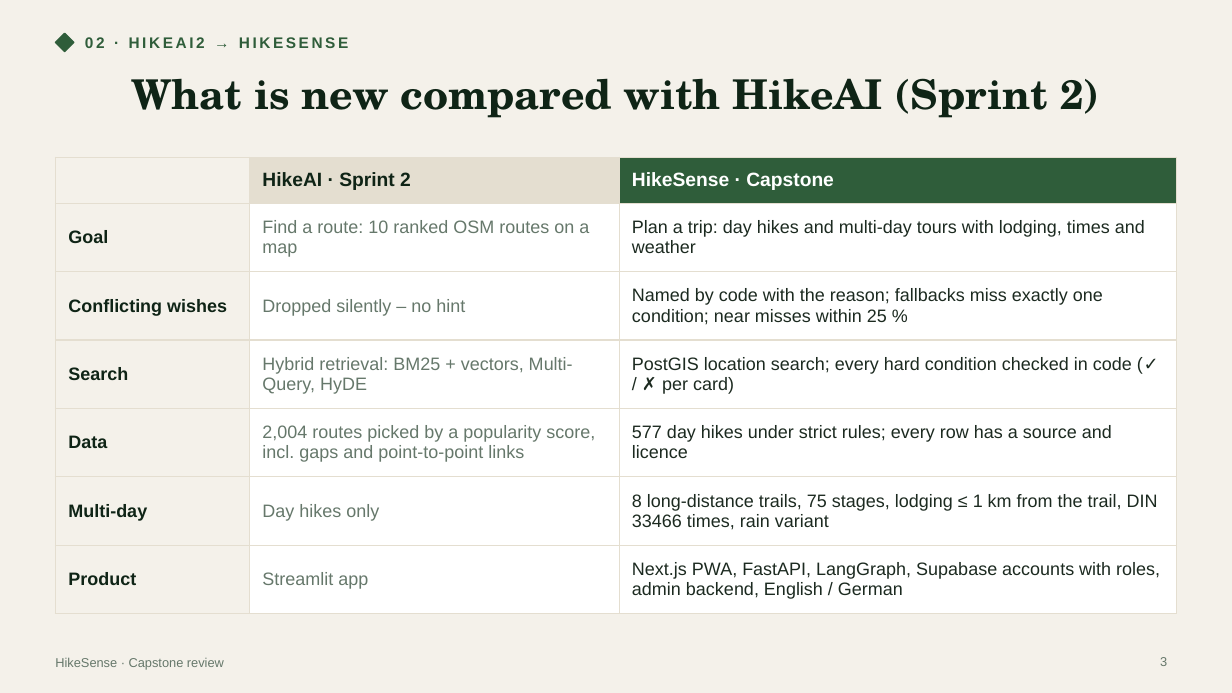
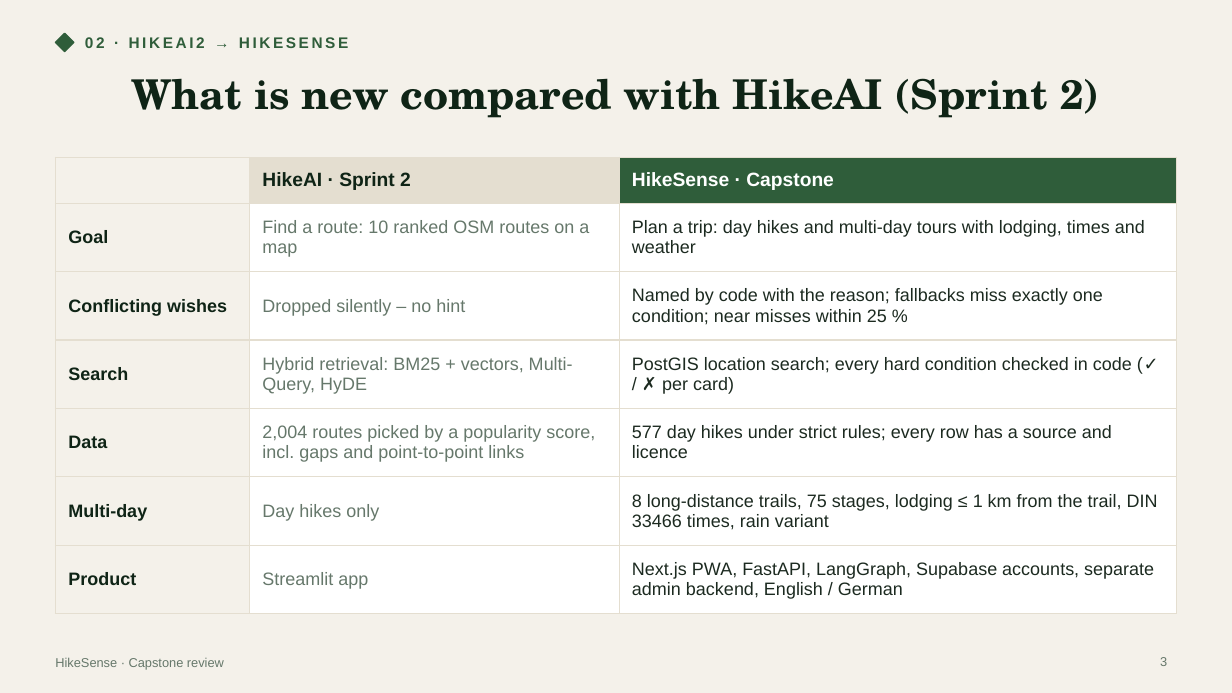
Before and after one commit to aliebing/hikesense, a slide deck: slide 3 of docs/presentation/hikesense-en.pptx. Drawn at 1232x693 pixels with LibreOffice and Linux fonts; fonts in the diff are those of the drawing. Boxes give left, top, right and bottom in pixels: in the first picture for what was removed or moved away, otherwise in the second. Text is boxed around its words. In the diff, an @@ line names an element or a change of style, - is before the commit and + after.

```diff
--- a/docs/presentation/hikesense-en.pptx
+++ b/docs/presentation/hikesense-en.pptx
@@ table at [55,157,1177,603] @@
-row 7, column 3: Next.js PWA, FastAPI, LangGraph, Supabase accounts with roles, admin backend, English / German
+row 7, column 3: Next.js PWA, FastAPI, LangGraph, Supabase accounts, separate admin backend, English / German
```
Also in this commit, not shown: 2 other slides changed, 7 slides added.
